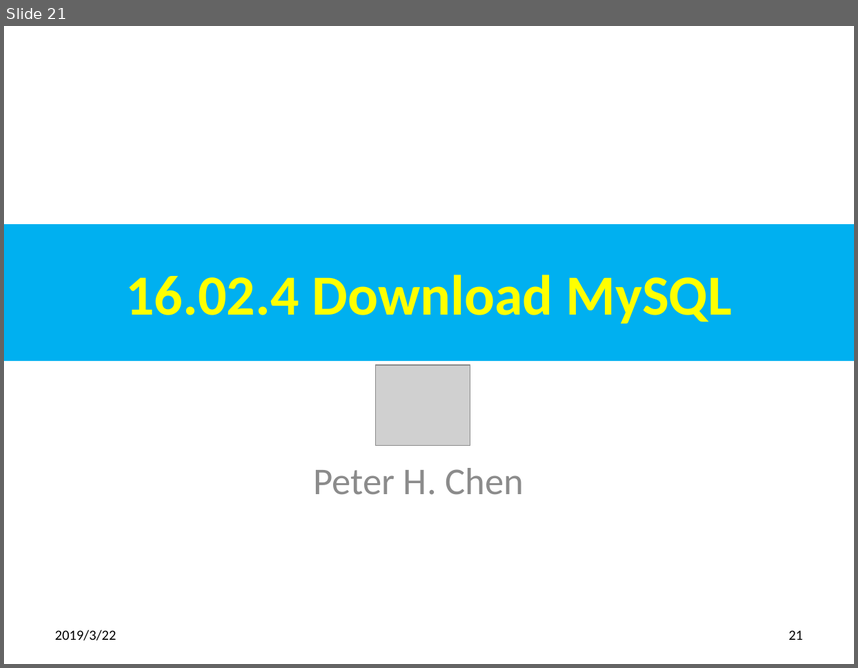
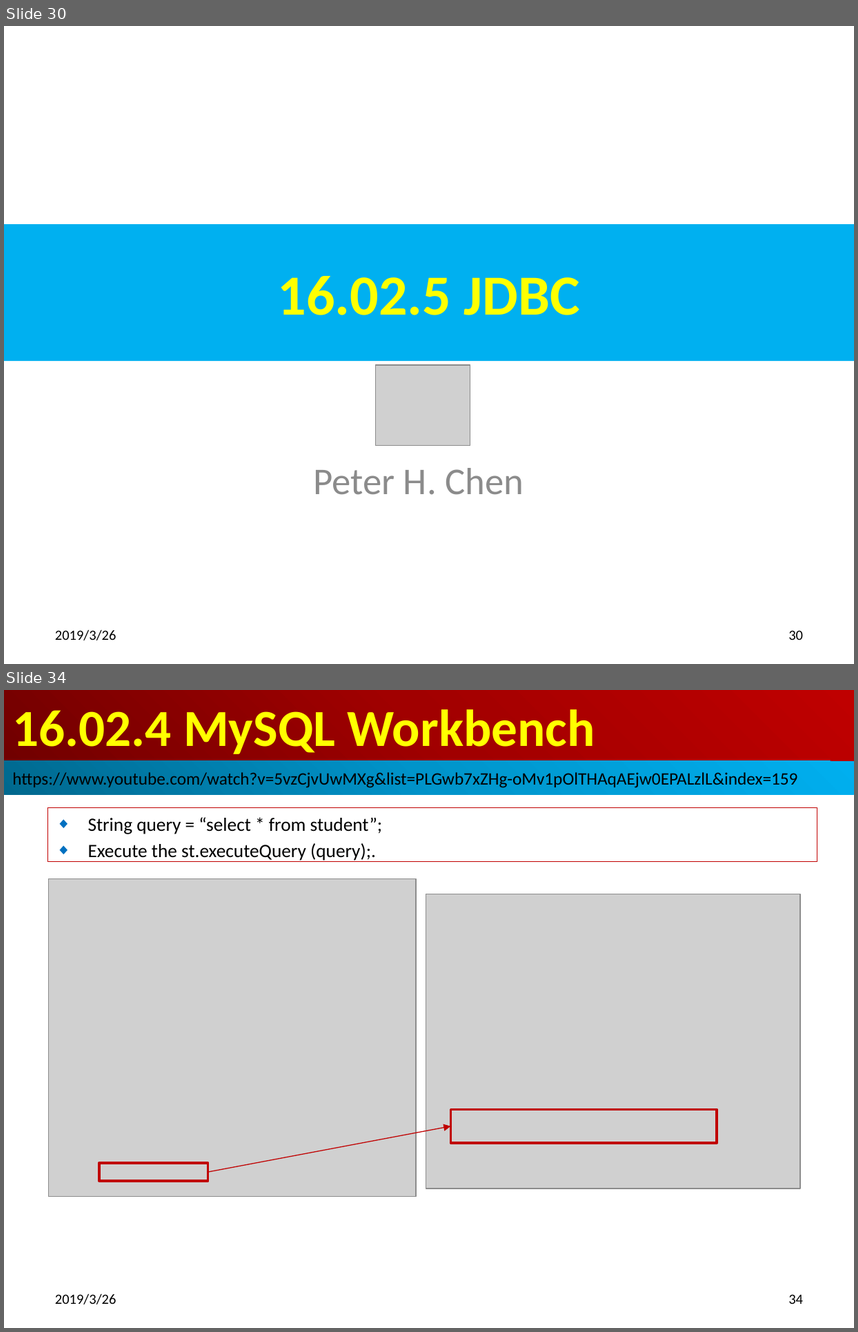
Before and after one commit to peterhchen/100-Java-Topic, a slide deck: 16_01_05_JDBC/ch1602_JDBC_Practice/ch1602_JDBC_Practice.pptx. Shown one above the other, each under a label of ours: slide 21 before the commit, slides 30 and 34 after it; the slides between them are not shown. The pictures are 858x668 and 858x1332 pixels, drawn with LibreOffice and Linux fonts; fonts in the diff are those of the drawing; grey boxes stand for pictures. Boxes give left, top, right and bottom in pixels: in the first picture for what was removed or moved away, otherwise in the second. Text is boxed around its words. In the diff, an @@ line names an element or a change of style, - is before the commit and + after.

```diff
--- a/16_01_05_JDBC/ch1602_JDBC_Practice/ch1602_JDBC_Practice.pptx
+++ b/16_01_05_JDBC/ch1602_JDBC_Practice/ch1602_JDBC_Practice.pptx
@@ slide 34 added at (x1=4, y1=690, x2=854, y2=1328), background #FFFFFF @@
@@ title added at (x1=4, y1=690, x2=854, y2=761), fill gradient #720000 to #A20000 to #C00000, 44 pt, text #FFFF00, bold @@
+16.02.4 MySQL Workbench
@@ rectangle added at (x1=4, y1=761, x2=854, y2=795), fill gradient #00688E to #0094CA to #00B0F0, 14.8 pt, text #000000 @@
+https://www.youtube.com/watch?v=5vzCjvUwMXg&list=PLGwb7xZHg-oMv1pOlTHAqAEjw0EPALzlL&index=159
@@ subtitle added at (x1=47, y1=808, x2=818, y2=862), outline #C00000 0.75 pt, 16 pt, text #000000 @@
+◆ String query = “select * from student”;
+◆ Execute the st.executeQuery (query);.
@@ picture added at (x1=49, y1=879, x2=417, y2=1196) @@
@@ picture added at (x1=426, y1=894, x2=800, y2=1188) @@
@@ rectangle added at (x1=451, y1=1109, x2=717, y2=1142), outline #C00000 2 pt @@
@@ arrow added from (208, 1172) to (451, 1126), #C00000 0.75 pt @@
@@ rectangle added at (x1=99, y1=1163, x2=208, y2=1181), outline #C00000 2 pt @@
@@ text added at (x1=55, y1=1293, x2=116, y2=1304), 12 pt, text #000000 @@
+2019/3/26
@@ page number added at (x1=789, y1=1294, x2=803, y2=1303), 12 pt, text #000000 @@
+34
@@ what was slide 21 is now slide 30 @@
@@ slide 30 changed as well @@
@@ title at (x1=277, y1=276, x2=580, y2=315): text changed @@
-16.02.4 Download MySQL
+16.02.5 JDBC
@@ text at (x1=55, y1=629, x2=116, y2=640): text changed @@
-2019/3/22
+2019/3/26
@@ page number at (x1=789, y1=630, x2=803, y2=639): text changed @@
-21
+30
```
Also in this commit, not shown: 24 other slides changed, 15 other slides added, 15 other files.
